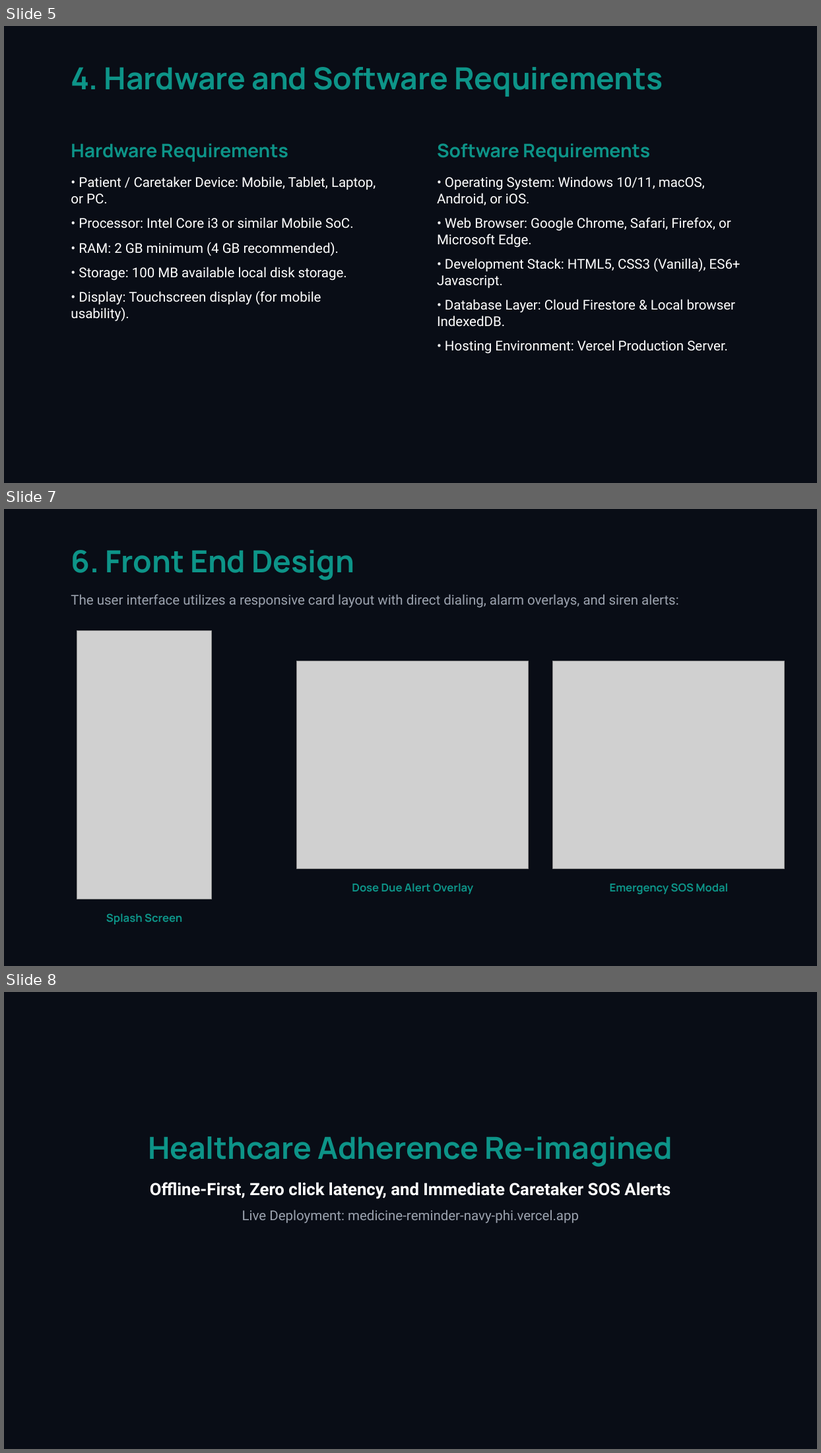
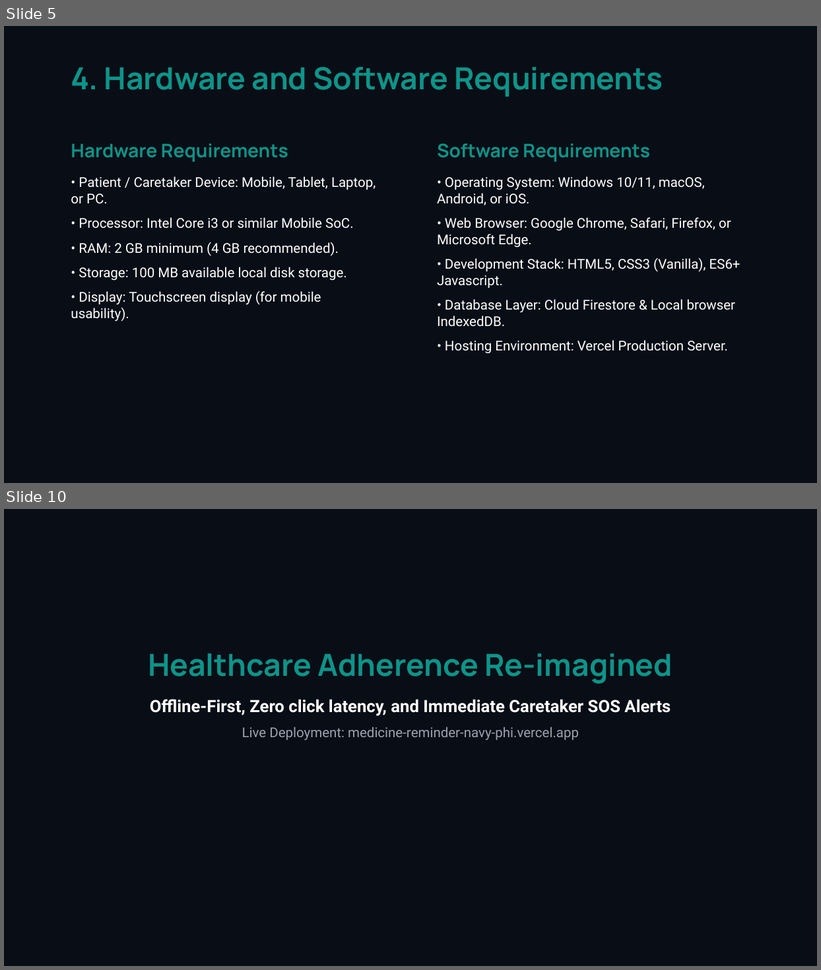
Before and after one commit to velagadadileep6-bot/Medicine-reminder, a slide deck: medicare_presentation.pptx. Shown one above the other, each under a label of ours: slides 5, 7 and 8 before the commit, slides 5 and 10 after it; the slides between them are not shown. The pictures are 821x1453 and 821x970 pixels, drawn with LibreOffice and Linux fonts; fonts in the diff are those of the drawing; grey boxes stand for pictures. Boxes give left, top, right and bottom in pixels: in the first picture for what was removed or moved away, otherwise in the second. Text is boxed around its words. In the diff, an @@ line names an element or a change of style, - is before the commit and + after.

Commit message:
docs: separate frontend design screenshots into individual slides (10 slides total)

```diff
--- a/medicare_presentation.pptx
+++ b/medicare_presentation.pptx
@@ slide 7 removed at (x1=4, y1=509, x2=817, y2=966), background #090D16 @@
@@ text removed at (x1=71, y1=550, x2=354, y2=580) @@
-6. Front End Design
@@ text removed at (x1=71, y1=594, x2=679, y2=608) @@
-The user interface utilizes a responsive card layout with direct dialing, alarm overlays, and siren alerts:
@@ picture removed at (x1=77, y1=631, x2=211, y2=900) @@
@@ picture removed at (x1=297, y1=661, x2=529, y2=869) @@
@@ picture removed at (x1=553, y1=661, x2=785, y2=869) @@
@@ text removed at (x1=352, y1=884, x2=473, y2=894) @@
-Dose Due Alert Overlay
@@ text removed at (x1=610, y1=884, x2=728, y2=894) @@
-Emergency SOS Modal
@@ text removed at (x1=106, y1=914, x2=182, y2=925) @@
-Splash Screen
@@ what was slide 8 is now slide 10 @@
```
Also in this commit, not shown: 2 slides changed, 3 slides added, 1 other file.
